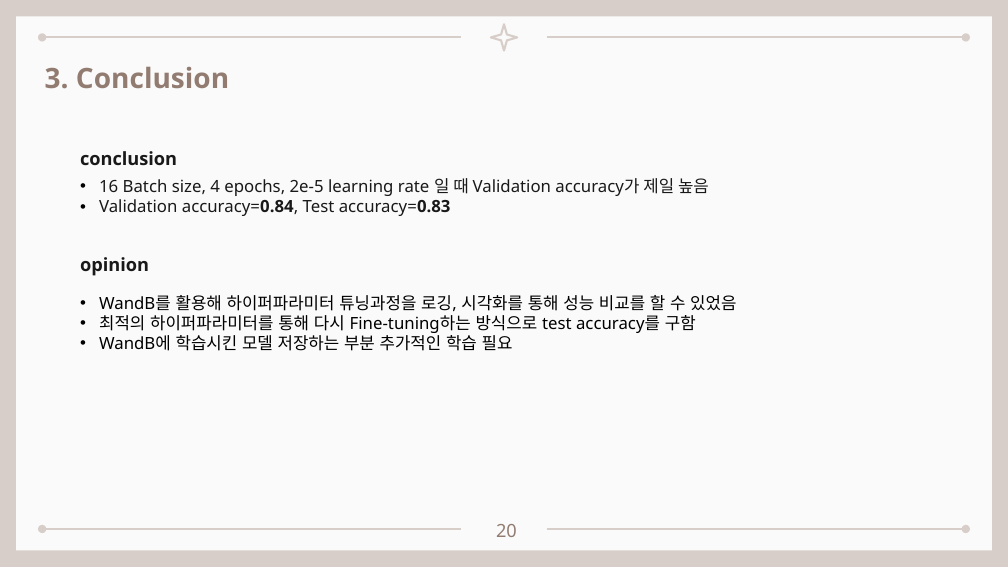
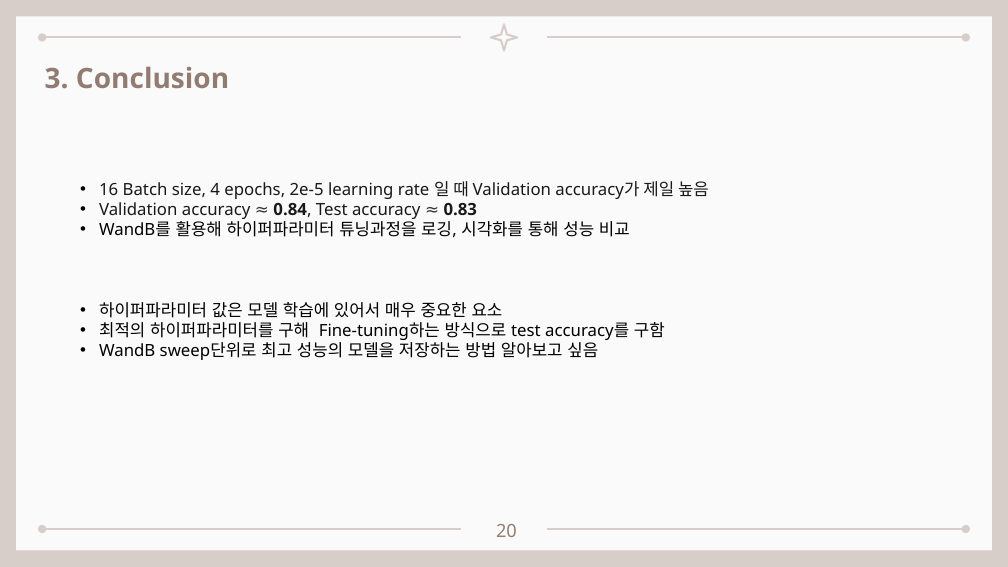
Before and after one commit to seungdeng/DELab, a slide deck: slide 20 of PPT/(이승건)250304_BERT멘토링리뷰.pptx. Drawn at 1008x567 pixels with LibreOffice and Linux fonts; fonts in the diff are those of the drawing. Boxes give left, top, right and bottom in pixels: in the first picture for what was removed or moved away, otherwise in the second. Text is boxed around its words. In the diff, an @@ line names an element or a change of style, - is before the commit and + after.

```diff
--- a/PPT/(이승건)250304_BERT멘토링리뷰.pptx
+++ b/PPT/(이승건)250304_BERT멘토링리뷰.pptx
@@ text removed at box(80, 151, 177, 165) @@
-conclusion
@@ text at box(99, 202, 630, 237): text changed @@
-• Validation accuracy=0.84, Test accuracy=0.83
+• Validation accuracy ≈ 0.84, Test accuracy ≈ 0.83
+• WandB를 활용해 하이퍼파라미터 튜닝과정을 로깅, 시각화를 통해 성능 비교
@@ text removed at box(80, 257, 149, 276) @@
-opinion
@@ text at box(99, 302, 665, 360): text changed @@
-• WandB를 활용해 하이퍼파라미터 튜닝과정을 로깅, 시각화를 통해 성능 비교를 할 수 있었음
-• 최적의 하이퍼파라미터를 통해 다시 Fine-tuning하는 방식으로 test accuracy를 구함
-• WandB에 학습시킨 모델 저장하는 부분 추가적인 학습 필요
+• 하이퍼파라미터 값은 모델 학습에 있어서 매우 중요한 요소
+• 최적의 하이퍼파라미터를 구해 Fine-tuning하는 방식으로 test accuracy를 구함
+• WandB sweep단위로 최고 성능의 모델을 저장하는 방법 알아보고 싶음
```
Also in this commit, not shown: 11 other slides changed, 1 slide added, 2 slides removed, 1 other file.
